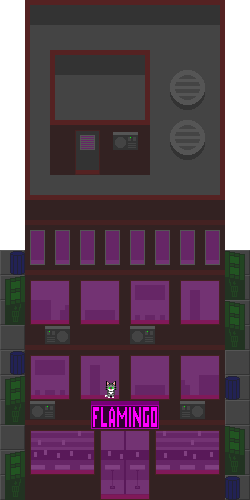
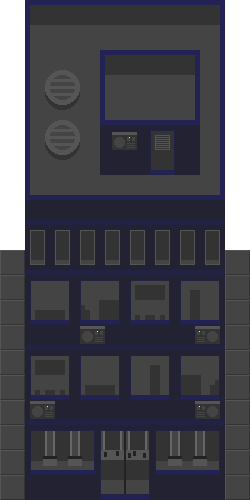
Revision of a layered w=250, h=500 image; what changed, layer by layer:
renamed "magenta_flamingo" to "cyan_biliard", hid the group it (5 layers) over [5, 0, 245, 500]
painted on "cat" (4th of 5, in "cyan_biliard") over [105, 381, 157, 398]
painted on "banner" (4th of 5, in "cyan_biliard") over [83, 401, 168, 429]
"light" (4th of 5, in "cyan_biliard"): opacity 25% → 100%, painted on it over [31, 136, 219, 499]
painted on "trash" (4th of 5, in "cyan_biliard") over [5, 251, 245, 500]
painted on "building" (4th of 5, in "cyan_biliard") over [25, 0, 225, 500]
added group "yellow_weapon" with 5 layers above "bg" over [5, 0, 245, 500]
added layer "building" (5th of 5, in "yellow_weapon") in group "yellow_weapon" over [5, 0, 245, 500]
